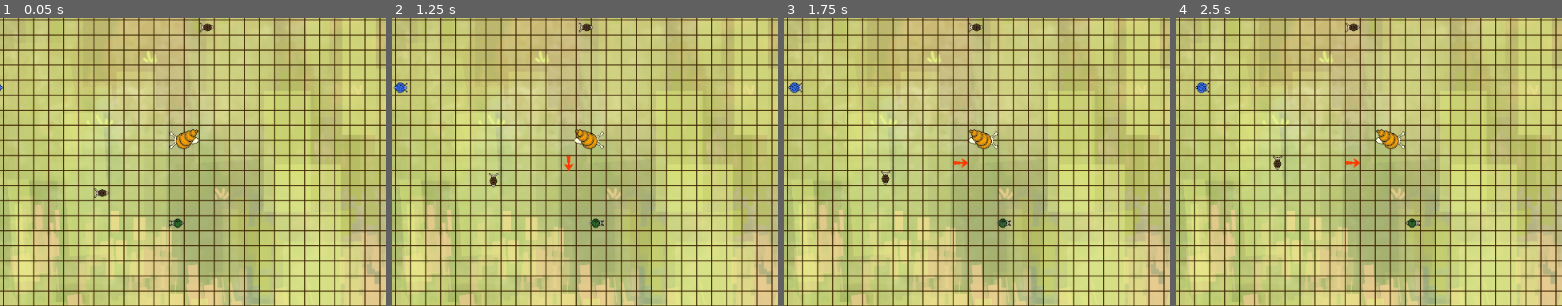
Above: before the commit, frames 1-4 (left to right).
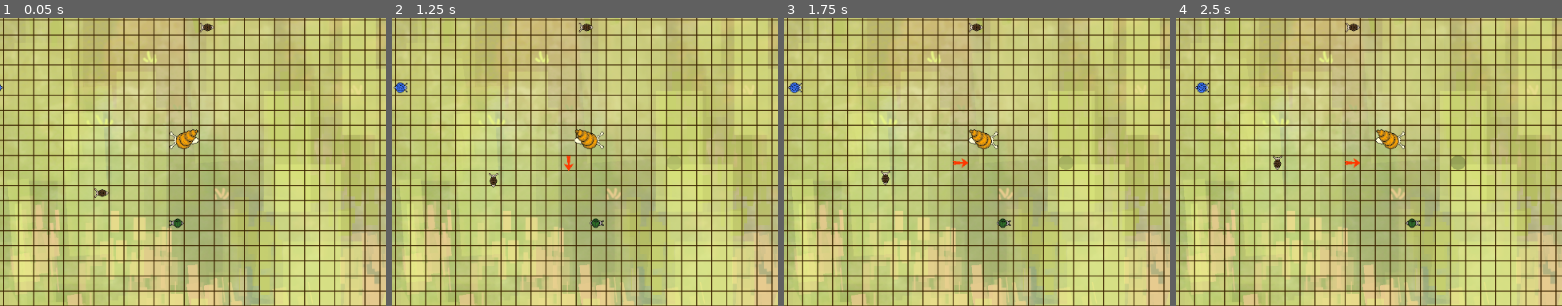
Above: after the commit, the same moments.

Repository: RNairn01/LD-51
Game: Godot game, scene res://scenes/screens/play_screen.tscn
The game is run twice, just before and just after one commit, with the same random seed, the same clock (stepped at 60 frames per second) and the same inputs.
Inputs (mouse positions are % of the whole screen's width and height, from its top left):
- Up to frame 1 (0.05 s): no input
- Up to frame 2 (1.25 s): tap Enter at 0.5 s; move the mouse to (36, 50) at 0.52 s; click (36, 50) at 0.6 s
- Up to frame 3 (1.75 s): move the mouse to (35, 49) at 1.27 s; right-click (35, 49) at 1.35 s; click (35, 49) at 1.42 s
- Up to frame 4 (2.5 s): click (35, 49) at 2.1 s
The pictures show only the part of the screen within x 12-62%, y 24-74%; the shares and areas given below are measured in that part.

Frame 1 is identical in both runs. In frame 2, 0.1% of the frame differs, in the area x 71-75%, y 48-53%; in frame 3, 0.1%; in frame 4, 0.2%, in the area x 71-75%, y 47-53%.

Commit message:
Add spawning snails at random grid position

Diff:
--- a/scenes/screens/play_screen.tscn
+++ b/scenes/screens/play_screen.tscn
@@ -22,6 +22,7 @@
 [ext_resource path="res://assets/sprites/snails/normal_snail.png" type="Texture" id=20]
 [ext_resource path="res://scripts/next_snail_display.gd" type="Script" id=21]
 [ext_resource path="res://scripts/snail_order_manager.gd" type="Script" id=22]
+[ext_resource path="res://assets/sprites/test_circle.png" type="Texture" id=23]
 
 [sub_resource type="Animation" id=1]
 length = 0.001
@@ -51,6 +52,37 @@
 "transitions": PoolRealArray( 1, 1 ),
 "update": 0,
 "values": [ Color( 1, 1, 1, 0 ), Color( 1, 1, 1, 1 ) ]
+}
+
+[sub_resource type="Animation" id=3]
+length = 0.001
+tracks/0/type = "value"
+tracks/0/path = NodePath("LandingIndicator:modulate")
+tracks/0/interp = 1
+tracks/0/loop_wrap = true
+tracks/0/imported = false
+tracks/0/enabled = true
+tracks/0/keys = {
+"times": PoolRealArray( 0 ),
+"transitions": PoolRealArray( 1 ),
+"update": 0,
+"values": [ Color( 0, 0.913725, 0.184314, 0 ) ]
+}
+
+[sub_resource type="Animation" id=4]
+resource_name = "fade_in"
+length = 10.0
+tracks/0/type = "value"
+tracks/0/path = NodePath("LandingIndicator:modulate")
+tracks/0/interp = 1
+tracks/0/loop_wrap = true
+tracks/0/imported = false
+tracks/0/enabled = true
+tracks/0/keys = {
+"times": PoolRealArray( 0, 10 ),
+"transitions": PoolRealArray( 1, 1 ),
+"update": 0,
+"values": [ Color( 0, 0.913725, 0.184314, 0 ), Color( 0, 0.913725, 0.184314, 1 ) ]
 }
 
 [node name="Node2D" type="Node2D"]
@@ -124,10 +156,19 @@
 valign = 1
 script = ExtResource( 6 )
 
+[node name="GridClickManager" parent="." instance=ExtResource( 3 )]
+
 [node name="SnailOrderManager" type="Node2D" parent="."]
 script = ExtResource( 22 )
 
-[node name="GridClickManager" parent="." instance=ExtResource( 3 )]
+[node name="LandingIndicator" type="Sprite" parent="SnailOrderManager"]
+modulate = Color( 0, 0.913725, 0.184314, 0 )
+texture = ExtResource( 23 )
+centered = false
+
+[node name="AnimationPlayer" type="AnimationPlayer" parent="SnailOrderManager"]
+anims/RESET = SubResource( 3 )
+anims/fade_in = SubResource( 4 )
 
 [node name="ArrowPlaceManager" parent="." instance=ExtResource( 2 )]
 
--- a/scripts/snail_order_manager.gd
+++ b/scripts/snail_order_manager.gd
@@ -6,11 +6,16 @@
 var rebel_snail = preload("res://scenes/snails/snail_rebel.tscn")
 onready var timer_label = get_node("/root/Node2D/UI/SidePanel/TimerLabel")
 onready var next = snail_order.pop_front().instance()
+onready var landing_indicator = $LandingIndicator
+onready var animation_player = $AnimationPlayer
+onready var game_parent = get_node("/root/Node2D")
 
 var rng = RandomNumberGenerator.new()
 
 signal next_snail
 
+var valid_spawn_positions: PoolVector2Array = []
+var next_spawn_pos: Vector2
 var snail_order = [normal_snail]
 var tutorial_snail_order = [
 	normal_snail, normal_snail, normal_snail, normal_snail, normal_snail,
@@ -19,9 +24,17 @@
 	normal_snail, normal_snail, rebel_snail, normal_snail, speedy_snail
 ]
 
+func _enter_tree():
+	rng.randomize()
+	populate_spawn_locations()
+	#Set first spawn location
+	next_spawn_pos = get_next_spawn_pos()
+
 func _ready():
-	rng.randomize()
 	timer_label.connect("timeout_label", self, "_on_timeout")
+	animation_player.play("fade_in")
+	landing_indicator.position = next_spawn_pos
+	landing_indicator.visible = true
 
 	#Will update this when we add no tutorial option
 	# snail_order = tutorial_snail_order.duplicate(true)
@@ -29,7 +42,16 @@
 		generate_more_snails()
 
 func _on_timeout():
+	#Spawn snail
+	next.position = next_spawn_pos
+	game_parent.add_child(next)
+
+	#Set up next snail
 	next = snail_order.pop_front().instance()
+	animation_player.play("fade_in")
+	next_spawn_pos = get_next_spawn_pos()
+	landing_indicator.modulate.a = 0
+	landing_indicator.position = next_spawn_pos
 	emit_signal("next_snail", next.name)
 	if snail_order.size() < 5:
 		generate_more_snails()
@@ -48,3 +70,15 @@
 		return big_snail
 	else:
 		return rebel_snail
+
+func populate_spawn_locations():
+	#We don't allow spawns right next to the wall to prevent snails immediately crashing into it
+	var pos: Vector2
+	for i in range(64,1088,32):
+		for j in range(64,1088,32):
+			pos = Vector2(i,j)
+			valid_spawn_positions.append(pos)
+
+func get_next_spawn_pos():
+	var random_n = rng.randi_range(0,valid_spawn_positions.size()-1)
+	return valid_spawn_positions[random_n]
Not shown: 1 places in scenes/screens/play_screen.tscn that only renumber resources
